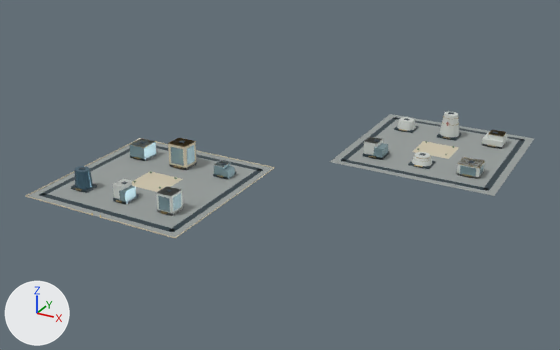
An edit to the glTF model web/public/assets/3d/ampliworld/GC-CITY-2030/GC-TILE-10-25.glb, drawn before and after from the same camera.
One viewpoint serves both versions: a 50 mm camera at (659.0, -11292.0, 613.0) aimed at (-31.0, -10038.0, -14.0). Every picture has the same lights, and +X, +Y and +Z are marked at lower left. The picture after the commit comes second. Where no turn or scale is listed for an object, it has been applied to the vertices. Vertices at exactly the same position are counted once.

Objects in the first picture: 'GC-TILE-10-25-blue', 'GC-TILE-10-25-dark', 'GC-TILE-10-25-glass', 'GC-TILE-10-25-gold', 'GC-TILE-10-25-ivory', 'GC-TILE-10-25-paving', 'GC-TILE-10-25-white'.
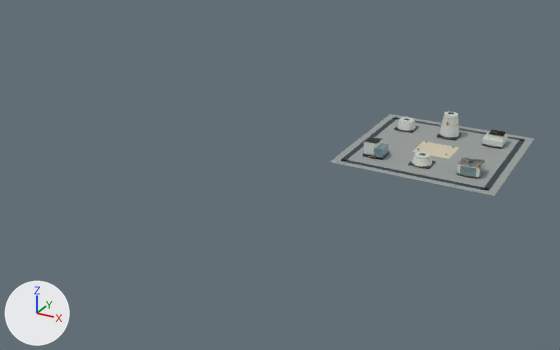
Location of each change, (x1, y1, x2, y2) in pixels of the pictures (560 x 350 px):
'GC-TILE-10-25-paving', reshaped (60% narrower, 33% shorter)
    before: (28, 114, 534, 237)
    after: (330, 114, 534, 196)
'GC-TILE-10-25-dark', reshaped (62% narrower, 34% shorter)
    before: (39, 112, 525, 232)
    after: (341, 112, 525, 191)
'GC-TILE-10-25-white', reshaped (64% narrower, 35% shorter)
    before: (113, 111, 507, 216)
    after: (364, 111, 507, 179)
'GC-TILE-10-25-ivory', reshaped (89% narrower, 81% shorter)
    before: (26, 138, 458, 238)
    after: (412, 141, 458, 159)
'GC-TILE-10-25-glass', reshaped (70% narrower, 53% shorter)
    before: (119, 139, 484, 212)
    after: (374, 143, 484, 177)
'GC-TILE-10-25-gold', reshaped (68% narrower, 40% shorter)
    before: (75, 116, 507, 218)
    after: (369, 116, 507, 177)
'GC-TILE-10-25-blue', deleted
    before: (75, 166, 93, 189)
part 1 of me_mesh_0, deleted
    before: (28, 143, 273, 237)
part 2 of me_mesh_1, deleted
    before: (39, 141, 263, 232)
part 3 of me_mesh_2, deleted
    before: (26, 138, 275, 238)
part 4 of me_mesh_5, deleted
    before: (156, 186, 183, 216)
part 5 of me_mesh_5, deleted
    before: (156, 186, 182, 197)
part 6 of me_mesh_5, deleted
    before: (113, 180, 132, 199)
part 7 of me_mesh_5, deleted
    before: (113, 179, 131, 187)
part 8 of me_mesh_6, deleted
    before: (75, 138, 223, 218)
part 9 of me_mesh_8, deleted
    before: (119, 139, 235, 212)

What the commit changed:
me_mesh_0 is used by ob_gc_tile_10_25_paving; location (0.0, 0.0, 0.0).
me_mesh_0 had 16 vertices, 24 faces and spanned x -379.0..379.0, y -10379.0..-9621.0, z 0.0.
me_mesh_0 now has 8 vertices, 12 faces and spans x 41.0..379.0, y -9959.0..-9621.0, z 0.0.
me_mesh_0 part 1: the loose piece of 8 vertices spanning x -379.0..-41.0, y -10379.0..-10041.0, z 0.0 is deleted.
me_mesh_1 is used by ob_gc_tile_10_25_dark; location (0.0, 0.0, 0.0).
me_mesh_1 had 256 vertices, 384 faces and spanned x -364.0..364.0, y -10364.0..-9636.0, z 0.0..54.0.
me_mesh_1 now has 128 vertices, 192 faces and spans x 56.0..364.0, y -9944.0..-9636.0, z 0.0..54.0.
me_mesh_1 part 2: 16 loose pieces with 128 vertices, spanning x -364.0..-56.0, y -10364.0..-10056.0, z 0.0..52.0, are deleted.
me_mesh_2 is used by ob_gc_tile_10_25_ivory; location (0.0, 0.0, 0.0).
me_mesh_2 had 64 vertices, 96 faces and spanned x -380.0..250.0, y -10380.0..-9754.0, z 0.0..50.0.
me_mesh_2 now has 8 vertices, 12 faces and spans x 170.0..250.0, y -9826.0..-9754.0, z 0.0.
me_mesh_2 part 3: 7 loose pieces with 56 vertices, spanning x -380.0..-40.0, y -10380.0..-10040.0, z 0.0..50.0, are deleted.
me_mesh_5 is used by ob_gc_tile_10_25_white; location (0.0, 0.0, 0.0).
me_mesh_5 had 146 vertices, 240 faces and spanned x -225.0..332.0, y -10315.0..-9678.0, z 0.0..53.0.
me_mesh_5 now has 106 vertices, 180 faces and spans x 88.0..332.0, y -9898.0..-9678.0, z 0.0..53.0.
me_mesh_5 part 4: the loose piece of 8 vertices spanning x -126.0..-94.0, y -10314.0..-10282.0, z 0.0..38.0 is deleted.
me_mesh_5 part 5: the loose piece of 8 vertices spanning x -127.0..-93.0, y -10315.0..-10281.0, z 38.0 is deleted.
me_mesh_5 part 6: the loose piece of 8 vertices spanning x -225.0..-205.0, y -10313.0..-10283.0, z 0.0..32.0 is deleted.
me_mesh_5 part 7: the loose piece of 8 vertices spanning x -225.0..-205.0, y -10313.0..-10283.0, z 32.0 is deleted.
Other edits to the shape of me_mesh_5 do not show in these pictures.
me_mesh_6 is used by ob_gc_tile_10_25_gold; location (0.0, 0.0, 0.0).
me_mesh_6 had 408 vertices, 696 faces and spanned x -329.0..332.0, y -10380.0..-9679.0, z 0.0..50.0.
me_mesh_6 now has 262 vertices, 456 faces and spans x 91.0..332.0, y -9902.0..-9679.0, z 4.0..46.0.
me_mesh_6 part 8: 13 loose pieces with 146 vertices, spanning x -329.0..-103.0, y -10380.0..-10098.0, z 0.0..50.0, are deleted.
me_mesh_8 is used by ob_gc_tile_10_25_glass; location (0.0, 0.0, 0.0).
me_mesh_8 had 168 vertices, 252 faces and spanned x -329.0..332.0, y -10317.0..-9858.0, z 0.0..45.0.
me_mesh_8 now has 40 vertices, 60 faces and spans x 113.0..332.0, y -9898.0..-9858.0, z 0.0..24.0.
me_mesh_8 part 9: 16 loose pieces with 128 vertices, spanning x -329.0..-93.0, y -10317.0..-10098.0, z 0.0..45.0, are deleted.
Object 'GC-TILE-10-25-blue' (ob_gc_tile_10_25_blue) is deleted.
